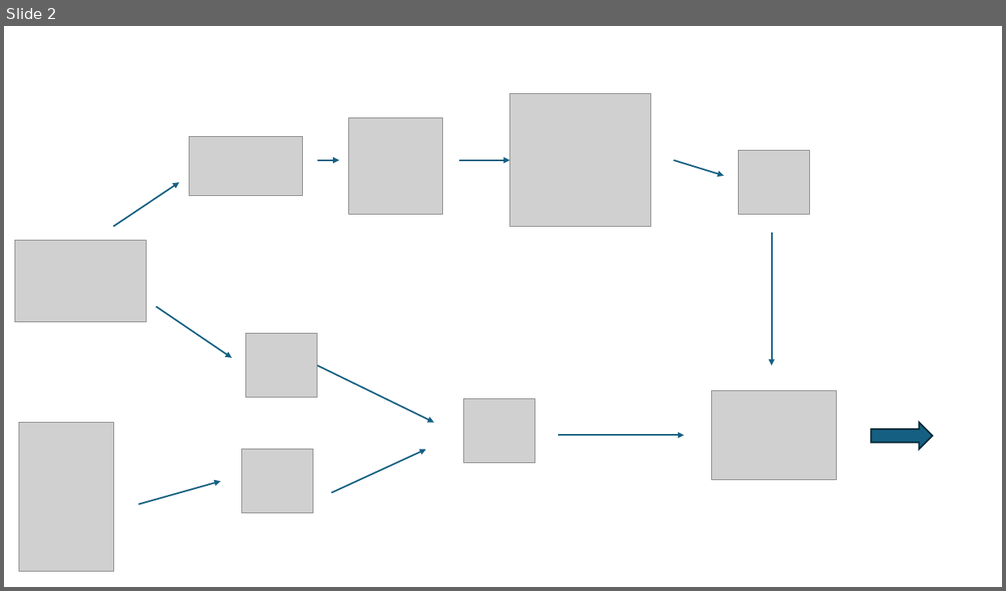
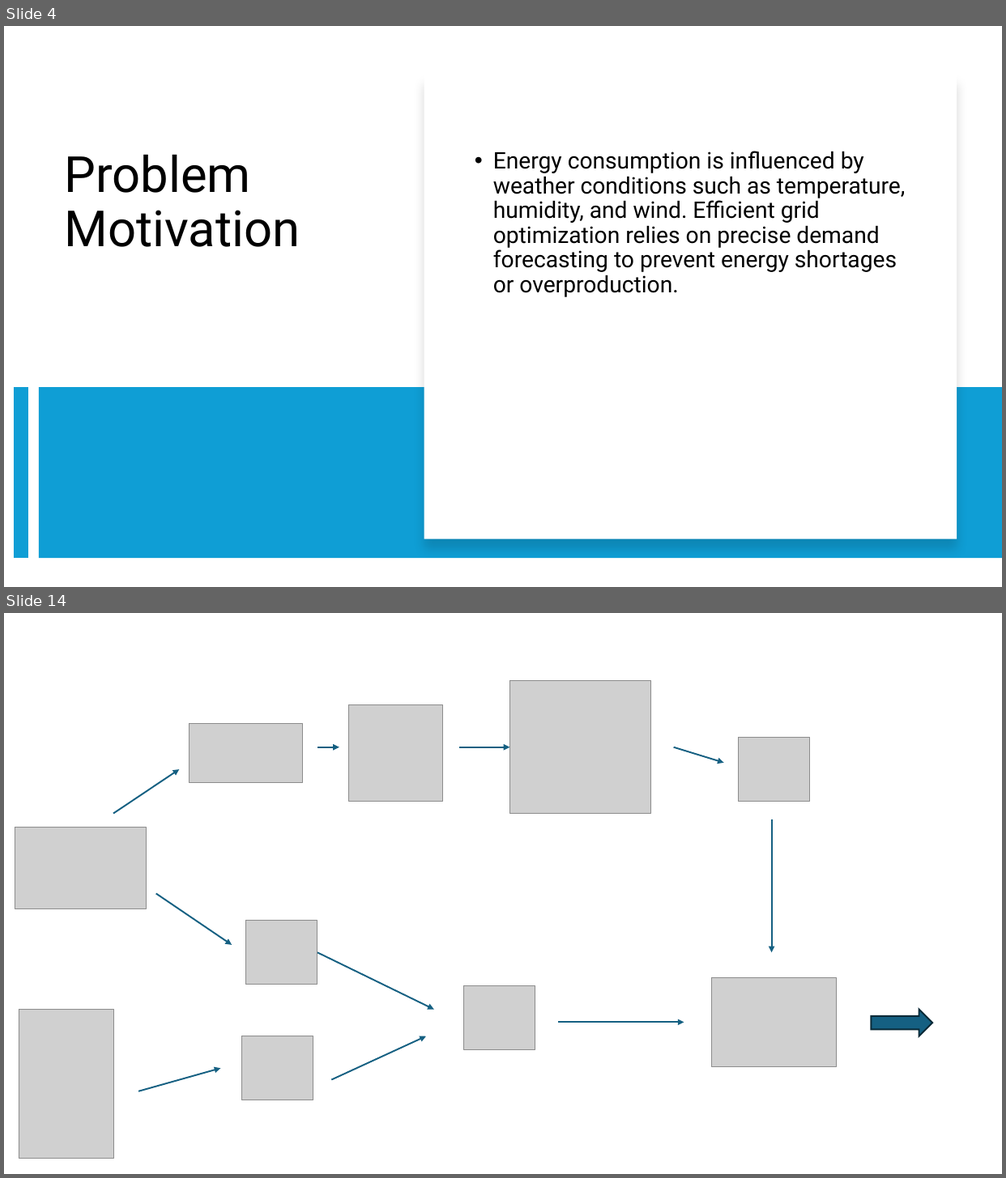
Before and after one commit to monikatyagiisc/grid-optimization-with-weather, a slide deck: DataEnggFinalProjectPPT.pptx. Shown one above the other, each under a label of ours: slide 2 before the commit, slides 4 and 14 after it; the slides between them are not shown. The pictures are 1006x591 and 1006x1178 pixels, drawn with LibreOffice and Linux fonts; fonts in the diff are those of the drawing; grey boxes stand for pictures. Boxes give left, top, right and bottom in pixels: in the first picture for what was removed or moved away, otherwise in the second. Text is boxed around its words. In the diff, an @@ line names an element or a change of style, - is before the commit and + after.

```diff
--- a/DataEnggFinalProjectPPT.pptx
+++ b/DataEnggFinalProjectPPT.pptx
@@ slide 4 added at (4,26,1002,587), background #FFFFFF @@
@@ rectangle added at (424,74,957,539), fill #FFFFFF @@
@@ title added at (64,154,300,247), 48 pt, text #000000 @@
+Problem Motivation
@@ text added at (493,151,905,297), 22 pt, text #000000 @@
+• Energy consumption is influenced by weather conditions such as temperature, humidity, and wind. Efficient grid optimization relies on precise demand forecasting to prevent energy shortages or overproduction.
@@ line added from (21, 387) to (21, 558), #0F9ED5 14 pt @@
@@ rectangle added at (39,387,1002,558), fill #0F9ED5 @@
@@ what was slide 2 is now slide 14 @@
```
Also in this commit, not shown: 5 slides changed, 12 other slides added.
